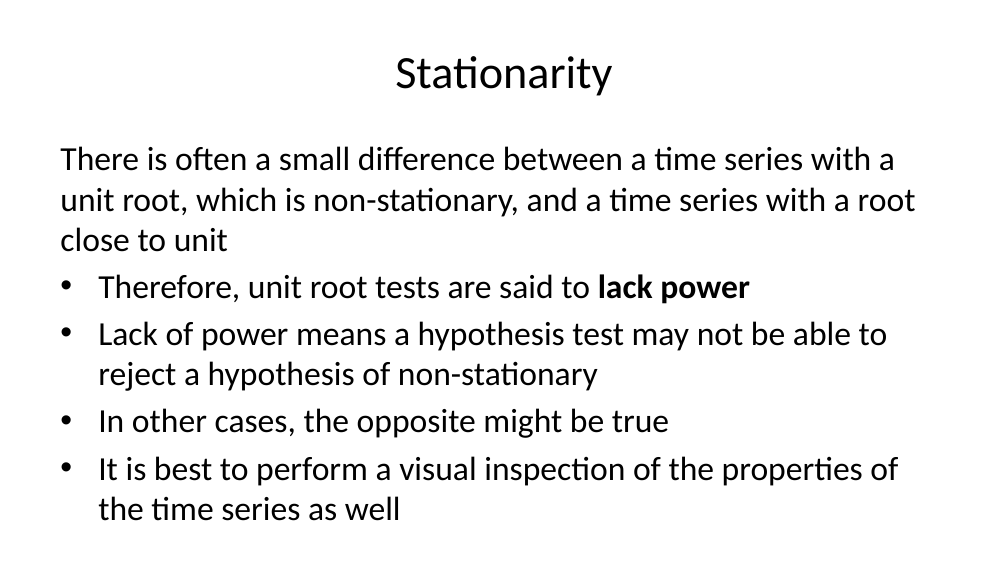
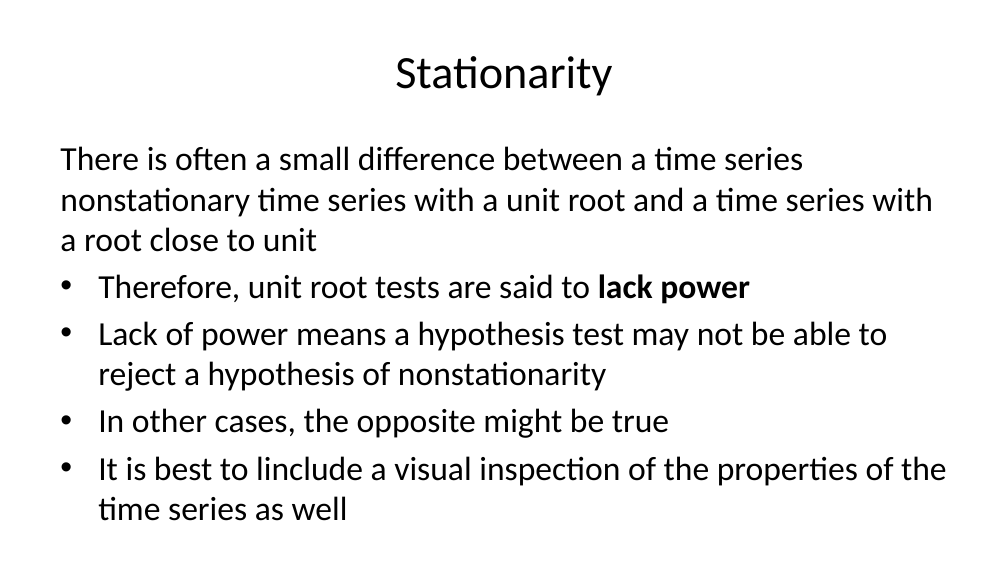
Before and after one commit to StephenElston/CSCI-E-83, a slide deck: slide 55 of LectureSlides/11_IntroductionToTimeSeries.pptx. Drawn at 1008x567 pixels with LibreOffice and Linux fonts; fonts in the diff are those of the drawing. Boxes give left, top, right and bottom in pixels: in the first picture for what was removed or moved away, otherwise in the second. Text is boxed around its words. In the diff, an @@ line names an element or a change of style, - is before the commit and + after.

```diff
--- a/LectureSlides/11_IntroductionToTimeSeries.pptx
+++ b/LectureSlides/11_IntroductionToTimeSeries.pptx
@@ text at box(60, 146, 933, 252): text changed @@
-There is often a small difference between a time series with a unit root, which is non-stationary, and a time series with a root close to unit
+There is often a small difference between a time series nonstationary time series with a unit root and a time series with a root close to unit
@@ text at box(98, 321, 888, 391): text changed @@
-• Lack of power means a hypothesis test may not be able to reject a hypothesis of non-stationary
+• Lack of power means a hypothesis test may not be able to reject a hypothesis of nonstationarity
@@ text at box(98, 456, 947, 521): text changed @@
-• It is best to perform a visual inspection of the properties of the time series as well
+• It is best to linclude a visual inspection of the properties of the time series as well
```
Also in this commit, not shown: 2 other slides changed, 5 slides added.
